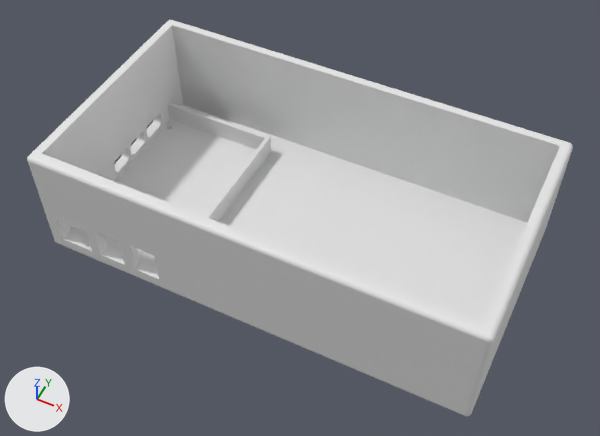
Renders of the Blender file BuzzerCase.blend from each side of a commit.
Before and after are seen from a 50 mm lens placed at (0.112, -0.225, 0.266), pointed at (0.003, -0.007, -0.007). Every picture has the same lights, and +X, +Y and +Z are marked at lower left.

In view in the first picture: 'Case', 'Cube'.
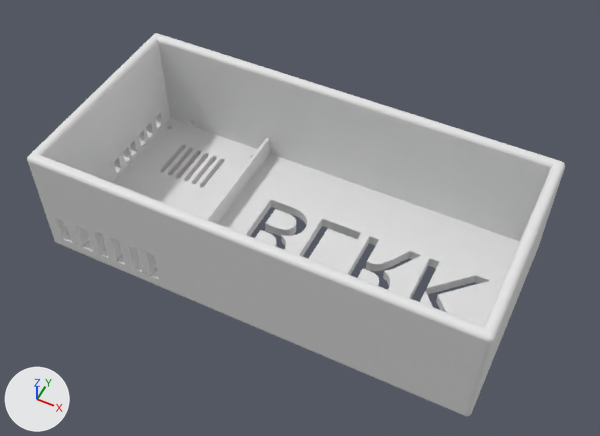
ob_ports is not drawn itself; it is used by a modifier of ob_cube.

Patch to the scene script:
```diff
--- a/BuzzerCase.blend.py
+++ b/BuzzerCase.blend.py
@@ me_power @@
 # used by ob_power; location = (-0.0857, 0.0, 0.0025); rotation_euler = (-3.142, -1.571, 0.0), in degrees (-180, -90, 0)
-me_power.from_pydata(...)  # 14 vertices, 3 faces, 1 loose edge; spans x -0.025..-0.015, y -0.0303..0.05, z 0.0
+me_power.from_pydata(...)  # 37 vertices, 6 faces, 1 loose edge; spans x -0.025..-0.015, y -0.0303..0.05, z 0.0
+# me_power part 1
+# 3 faces are deleted
+# 18 vertices are added at x -0.023..-0.015, y -0.0258..0.0071, z 0.0
+# 5 new vertices lie (0.0, 0.004, 0.0) away from vertices in x -0.0227..-0.0153, y -0.0258..0.0022, z 0.0
+# 6 new faces join them
@@ me_case @@
 me_case.from_pydata(...)  # 6 vertices, 1 face; spans x 0.0365..0.095, y -0.039..0.05, z 0.0
 # used by ob_case; location = (0.0, 0.0, -0.0225); rotation_euler = (0.0, 0.0, 3.142), in degrees (0, 0, 180)
 # verts and faces of me_case; kept vertices keep their numbers, new ones are numbered from 6
+# me_case part 2
+delete_vertices([*range(0, 6)])  # with the faces that use them
+verts[6] = (0.036, 0.05, 0.0)
+verts[7] = (0.0365, -0.0375, 0.0)
+verts[8] = (0.038, -0.0375, 0.0)
+verts[9] = (0.038, 0.05, 0.0)
+faces += [(6, 7, 8, 9)]
@@ me_cube_002 @@
-me_cube_002.from_pydata(...)  # 304 vertices, 302 faces; spans x -0.1..0.1, y -0.055..0.055, z -0.028..0.028
+me_cube_002.from_pydata(...)  # 324 vertices, 322 faces; spans x -0.1..0.1, y -0.055..0.043, z -0.028..0.028
+# me_cube_002 part 3: 150 vertices moved from x -0.1..0.1, y 0.05..0.055, z -0.028..0.028 to x -0.1..0.1, y 0.038..0.043, z -0.028..0.028; 4 vertices removed from x -0.095..0.095, y -0.05..0.05, z 0.028; 24 vertices added at x -0.097..0.097, y -0.052..0.04, z 0.026..0.028
@@ me_led_hole @@
+me_led_hole.from_pydata([(0.0802, -0.03561, 0.0), (0.0832, -0.03561, 0.0), (0.0832, -0.02761, 0.0), (0.0802, -0.02761, 0.0)], [], [(3, 0, 1, 2)])
@@ ob_ports @@
 ob_ports = bpy.data.objects.new('Ports', me_ports_002)
-ob_ports.location = (-0.095, -0.0691, -0.0225)
+ob_ports.location = (0.0297, -0.0682, -0.00765)
 ob_ports.rotation_euler = (1.571, -1.571, 0.0)  # degrees (90, -90, 0)
@@ ob_cube @@
 _m = ob_cube.modifiers.new('Boolean.003', 'BOOLEAN')
 _m.object = ob_screw_holes_small
+_m = ob_cube.modifiers.new('Boolean.004', 'BOOLEAN')
+_m.object = ob_screw_holes_large
+_m = ob_cube.modifiers.new('Boolean.005', 'BOOLEAN')
+_m.object = ob_heat_holes
+_m = ob_cube.modifiers.new('Boolean.006', 'BOOLEAN')
+_m.object = ob_text
+_m = ob_cube.modifiers.new('Boolean.007', 'BOOLEAN')
+_m.object = ob_led_hole
@@ ob_led_hole @@
+ob_led_hole = bpy.data.objects.new('LED hole', me_led_hole)  # modifiers SOLIDIFY, BEVEL
+ob_led_hole.location = (0.0, 0.00832, -0.0205)
+ob_led_hole.rotation_euler = (0.0, 0.0, 3.142)  # degrees (0, 0, 180)
@@ ob_text @@
+ob_text = bpy.data.objects.new('Text', me_text)  # 217 vertices, 215 faces; spans x 0.0036..0.1115, y 0.0..0.0329, z 0.0; modifiers SOLIDIFY
+ob_text.location = (-0.025, 0.01, -0.0198)
+ob_text.rotation_euler = (0.0, 3.142, 3.142)  # degrees (0, 180, 180)
@@ ob_heat_holes @@
+ob_heat_holes = bpy.data.objects.new('Heat holes', me_heat_holes)  # 48 vertices, 12 faces; spans x 0.054..0.079, y -0.0237..0.0363, z 0.0; modifiers SOLIDIFY, BEVEL
+ob_heat_holes.location = (0.0, 0.0, -0.0177)
+ob_heat_holes.rotation_euler = (0.0, 0.0, 3.142)  # degrees (0, 0, 180)
@@ ob_screw_holes_large @@
+ob_screw_holes_large = bpy.data.objects.new('Screw Holes Large', me_screw_holes_large)  # 192 vertices, 4 faces; spans x 0.04..0.0944, y -0.0342..0.0292, z 0.0; modifiers SOLIDIFY
+ob_screw_holes_large.location = (0.0, 0.0, -0.0255)
+ob_screw_holes_large.rotation_euler = (0.0, 0.0, 3.142)  # degrees (0, 0, 180)
```

Location of each change, [x1, y1, x2, y2] in pixels of the pictures (600 x 436 px; the box of a moved part takes in the faces that stretch with it):
'Cube', reshaped, modifiers changed: before [27, 20, 573, 416]; after [27, 33, 565, 416]
'Case', reshaped: before [168, 102, 271, 221]; after [204, 138, 270, 224]
part 1 of me_power, built on: before [114, 114, 162, 173]; after [114, 113, 162, 174]
part 3 of me_cube_002, moved or reshaped: before [36, 20, 573, 315]; after [36, 33, 565, 315]
